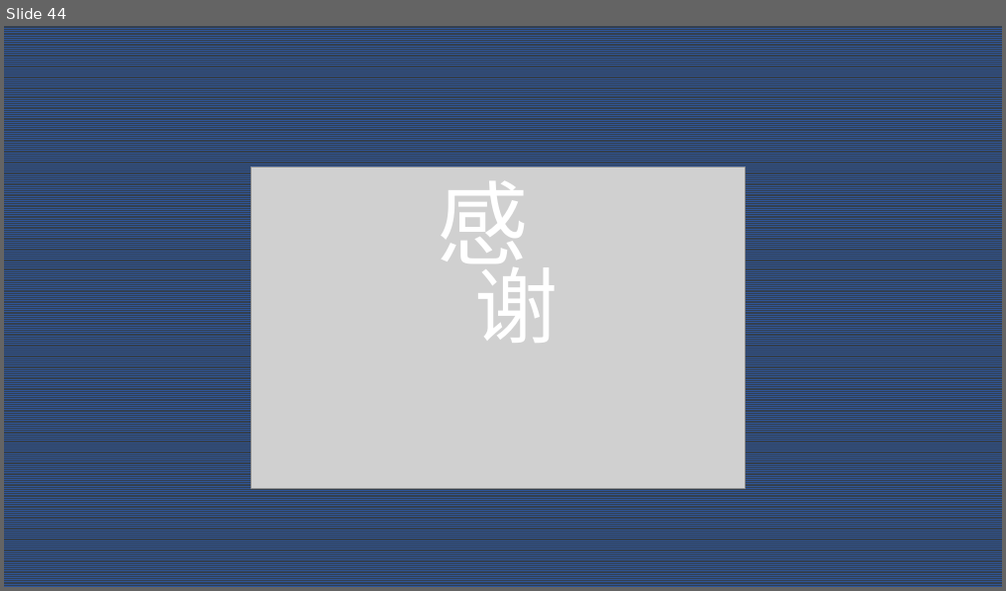
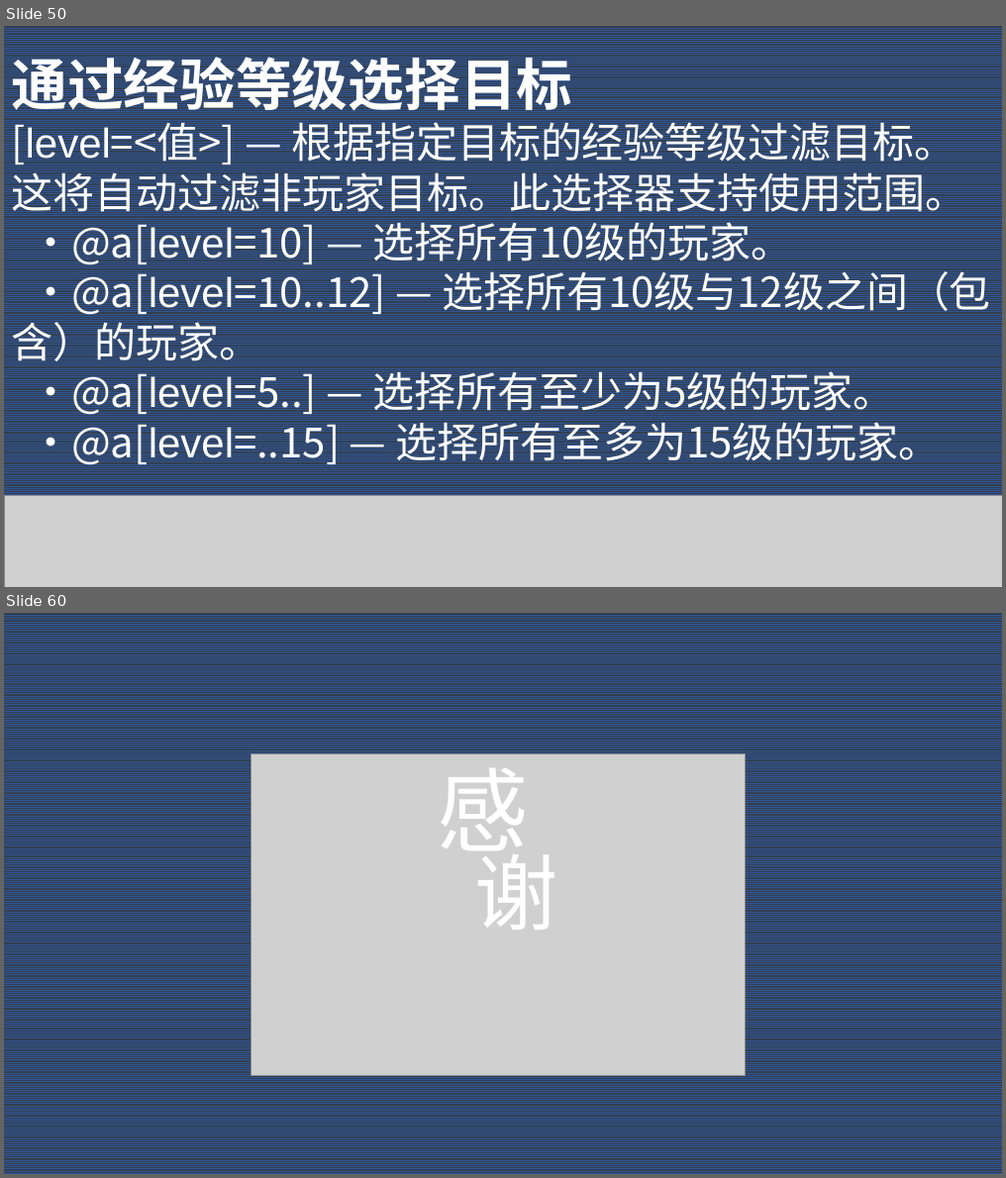
Before and after one commit to Dubhe-Studio/VanillaModTutorialVideo, a slide deck: Day 1 基础概念/PPT/Day 1.pptx. Shown one above the other, each under a label of ours: slide 44 before the commit, slides 50 and 60 after it; the slides between them are not shown. The pictures are 1006x591 and 1006x1178 pixels, drawn with LibreOffice and Linux fonts; fonts in the diff are those of the drawing; grey boxes stand for pictures. Boxes give left, top, right and bottom in pixels: in the first picture for what was removed or moved away, otherwise in the second. Text is boxed around its words. In the diff, an @@ line names an element or a change of style, - is before the commit and + after.

```diff
--- a/Day 1 基础概念/PPT/Day 1.pptx
+++ b/Day 1 基础概念/PPT/Day 1.pptx
@@ slide 50 added at [4, 26, 1002, 587], background pattern #2F5597 on #333F50 @@
@@ text added at [12, 49, 991, 467], 40 pt, text #FFFFFF @@
+通过经验等级选择目标
+[level=<值>] — 根据指定目标的经验等级过滤目标。这将自动过滤非玩家目标。‌‌此选择器支持使用范围。
+·@a[level=10] — 选择所有10级的玩家。
+·@a[level=10..12] — 选择所有10级与12级之间（包含）的玩家。
+·@a[level=5..] — 选择所有至少为5级的玩家。
+·@a[level=..15] — 选择所有至多为15级的玩家。
@@ picture added at [4, 496, 1002, 587] @@
@@ what was slide 44 is now slide 60 @@
```
Also in this commit, not shown: 5 slides changed, 19 other slides added, 4 slides removed, 2 other files.
